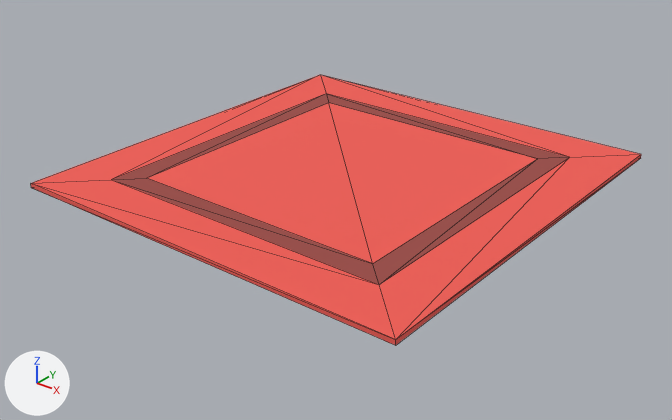
What one commit did to the glTF model public/models/items/rugSquare.glb.
Both versions are drawn from a 50 mm lens placed at (2.36, -3.02, 1.66), pointed at (0.01, -0.09, -0.16). Every picture has the same lights, and +X, +Y and +Z are marked at lower left. Mesh edges are drawn as thin lines. Where no turn or scale is listed for an object, it has been applied to the vertices. Vertices at the same position are counted once.

The first picture shows 'rugSquare'.
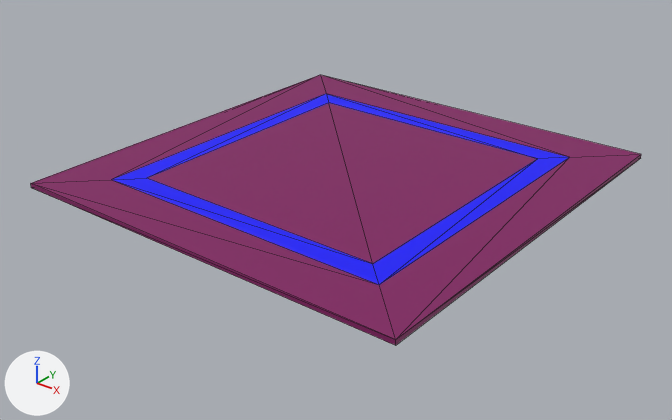
What differs and where, as boxes (x1, y1, x2, y2) in the pictures (672 x 420 px):
part 1 of me_rugsquare_2, recoloured (red to purple)
    both: (31, 75, 641, 345)
part 2 of me_rugsquare_2, recoloured
    both: (112, 94, 569, 285)

The change in detail:
Material 'lambert7' (mat_lambert7) is new.
Its base color is (0.222, 0.0086, 0.12) (purple #821761).
Its roughness is 0.6.
Material 'lambert8' (mat_lambert8) is new.
Its base color is (0.0, 0.0, 1.0) (blue #0000ff).
Its roughness is 0.6.
me_rugsquare_2 has 16 vertices, 28 faces and spans x -0.96..0.96, y -0.98..0.98, z -0.01..0.01.
me_rugsquare_2 is used by ob_rugsquare; location (0.0, 0.0, 0.0).
me_rugsquare_2 part 1: all 20 faces that had it switch from mat_carpet_017 (red #f15d55) to mat_lambert7 (purple #821761).
me_rugsquare_2 part 2: all 8 faces that had it switch from mat_carpetdarker_004 (red #9b4b45) to mat_lambert8 (blue #0000ff).
